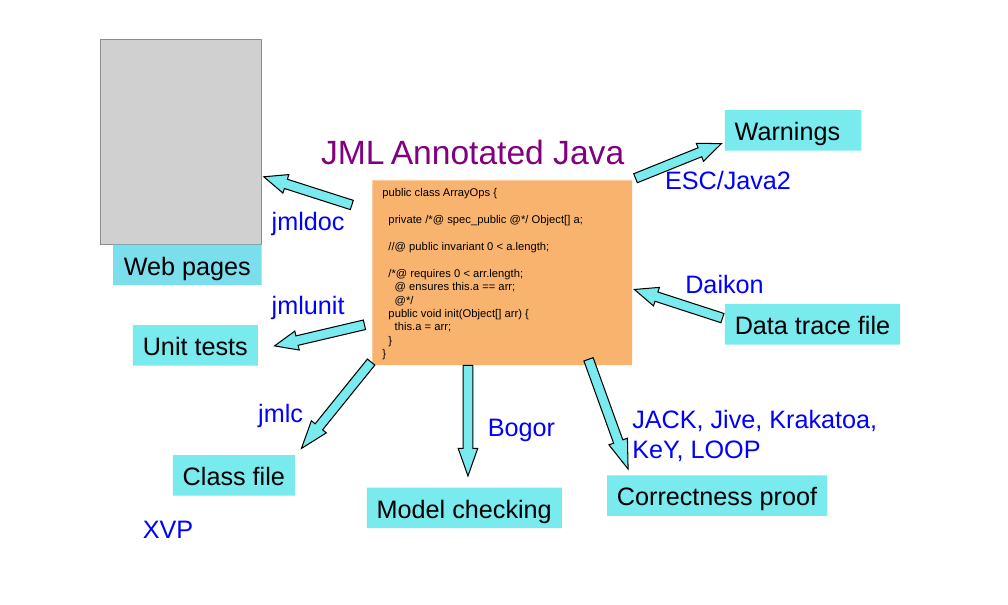
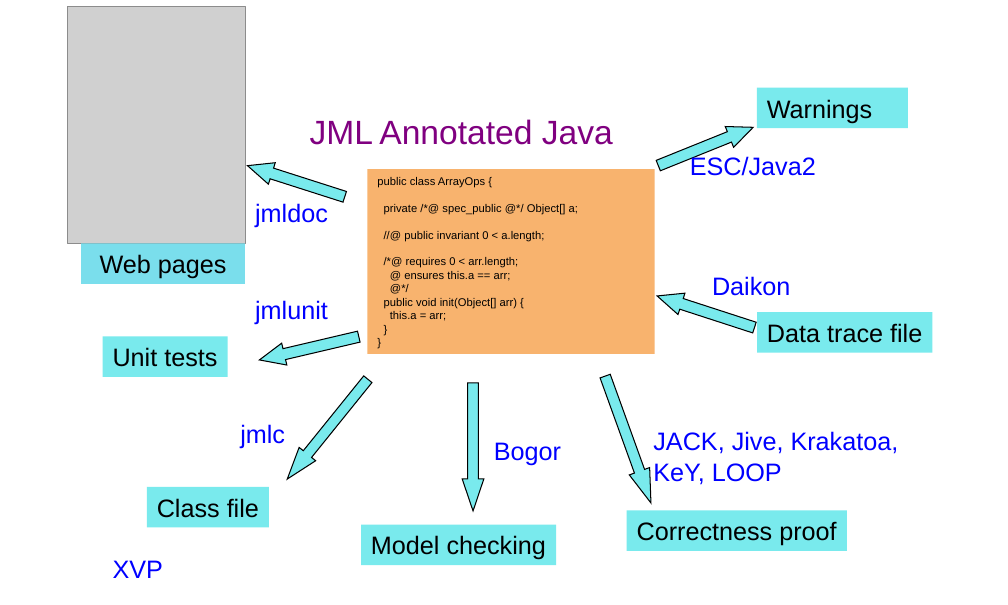
Before and after one commit to kiniry/Mobius, a slide deck: slide 3 of src/escjava/trunk/ESCTools/slides/CAV2007Tutorial/new-diagrams.ppt. Drawn at 1008x605 pixels with LibreOffice and Linux fonts; fonts in the diff are those of the drawing; grey boxes stand for pictures. Boxes give left, top, right and bottom in pixels: in the first picture for what was removed or moved away, otherwise in the second. Text is boxed around its words. In the diff, an @@ line names an element or a change of style, - is before the commit and + after.

```diff
--- a/src/escjava/trunk/ESCTools/slides/CAV2007Tutorial/new-diagrams.ppt
+++ b/src/escjava/trunk/ESCTools/slides/CAV2007Tutorial/new-diagrams.ppt
@@ picture: place and size @@
-picture at <box>101,39,262,244</box>
+picture at <box>68,6,245,243</box>
@@ rectangle "Warnings": place and size @@
-rectangle "Warnings" at <box>725,110,862,150</box>
+rectangle "Warnings" at <box>757,88,908,128</box>
@@ text "JML Annotated Java": place and size @@
-text "JML Annotated Java" at <box>321,139,624,165</box>
+text "JML Annotated Java" at <box>310,119,613,145</box>
@@ right arrow: place and size @@
-right arrow at <box>632,135,725,187</box>
+right arrow at <box>654,117,756,175</box>
@@ text "ESC/Java2": place and size @@
-text "ESC/Java2" at <box>665,169,791,190</box>
+text "ESC/Java2" at <box>690,155,816,176</box>
@@ right arrow: place and size @@
-right arrow at <box>261,168,356,214</box>
+right arrow at <box>244,155,348,208</box>
@@ rectangle "public class ArrayOps {": place and size @@
-rectangle "public class ArrayOps {" at <box>372,180,632,365</box>
+rectangle "public class ArrayOps {" at <box>368,169,655,354</box>
@@ text "jmldoc": place and size @@
-text "jmldoc" at <box>272,211,345,236</box>
+text "jmldoc" at <box>255,203,328,227</box>
@@ rectangle "Web pages": place and size @@
-rectangle "Web pages" at <box>113,245,261,285</box>
+rectangle "Web pages" at <box>81,243,245,283</box>
@@ text "Daikon": place and size @@
-text "Daikon" at <box>685,274,763,294</box>
+text "Daikon" at <box>712,276,790,296</box>
@@ text "jmlunit": place and size @@
-text "jmlunit" at <box>272,295,345,320</box>
+text "jmlunit" at <box>255,300,328,325</box>
@@ right arrow: place and size @@
-right arrow at <box>631,280,725,327</box>
+right arrow at <box>653,285,757,338</box>
@@ right arrow: place and size @@
-right arrow at <box>272,315,367,355</box>
+right arrow at <box>257,325,361,370</box>
@@ rectangle "Data trace file": place and size @@
-rectangle "Data trace file" at <box>725,304,900,345</box>
+rectangle "Data trace file" at <box>757,312,932,353</box>
@@ rectangle "Unit tests": place and size @@
-rectangle "Unit tests" at <box>133,325,258,365</box>
+rectangle "Unit tests" at <box>103,337,228,377</box>
@@ right arrow: place and size @@
-right arrow at <box>294,356,379,454</box>
+right arrow at <box>279,372,376,485</box>
@@ right arrow: place and size @@
-right arrow at <box>458,364,477,475</box>
+right arrow at <box>463,383,484,511</box>
@@ proportions changed in 7 elements at <box>244,155,348,208</box>, <box>257,325,361,370</box>, <box>653,285,757,338</box>, <box>654,117,756,175</box>, <box>279,372,376,485</box>, <box>463,383,484,511</box>, <box>595,372,661,506</box> @@
@@ right arrow: place and size @@
-right arrow at <box>580,356,638,472</box>
+right arrow at <box>595,372,661,506</box>
@@ text "jmlc": place and size @@
-text "jmlc" at <box>258,403,303,427</box>
+text "jmlc" at <box>240,424,285,449</box>
@@ text "Bogor": place and size @@
-text "Bogor" at <box>488,418,555,442</box>
+text "Bogor" at <box>494,442,561,466</box>
@@ text "JACK, Jive, Krakatoa, KeY, LOOP": place and size @@
-text "JACK, Jive, Krakatoa, KeY, LOOP" at <box>632,409,877,462</box>
+text "JACK, Jive, Krakatoa, KeY, LOOP" at <box>653,431,899,485</box>
@@ rectangle "Class file": place and size @@
-rectangle "Class file" at <box>172,455,294,495</box>
+rectangle "Class file" at <box>147,487,269,527</box>
@@ rectangle "Model checking": place and size @@
-rectangle "Model checking" at <box>367,488,561,528</box>
+rectangle "Model checking" at <box>361,524,555,564</box>
@@ rectangle "Correctness proof": place and size @@
-rectangle "Correctness proof" at <box>607,476,827,516</box>
+rectangle "Correctness proof" at <box>627,510,847,550</box>
@@ text "XVP": place and size @@
-text "XVP" at <box>143,520,193,538</box>
+text "XVP" at <box>113,560,163,578</box>
```
Also in this commit, not shown: 1 other file.
